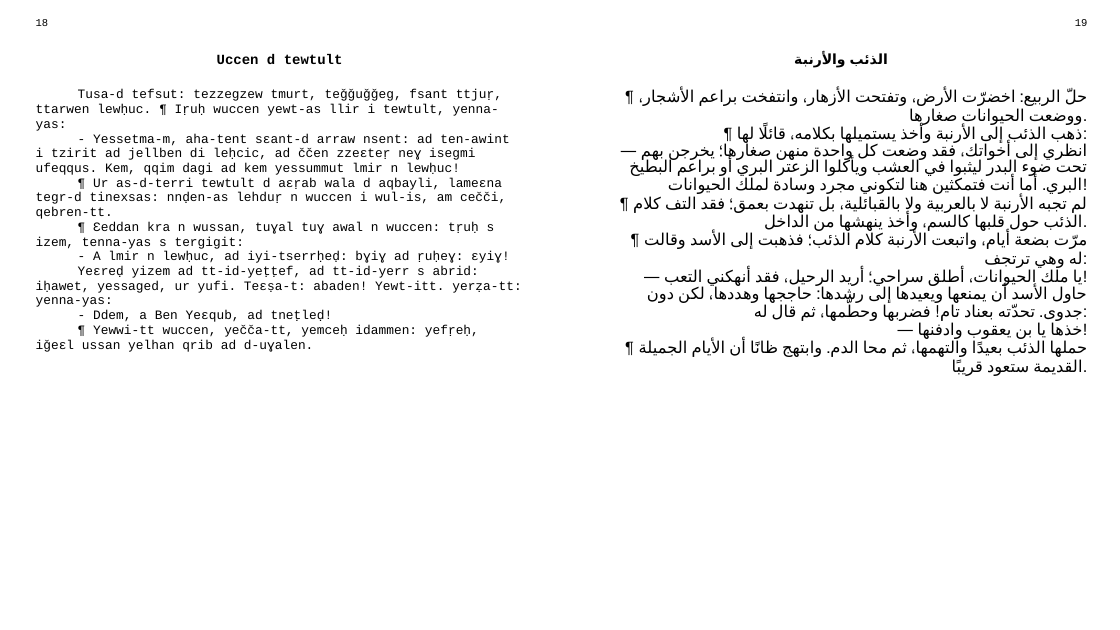
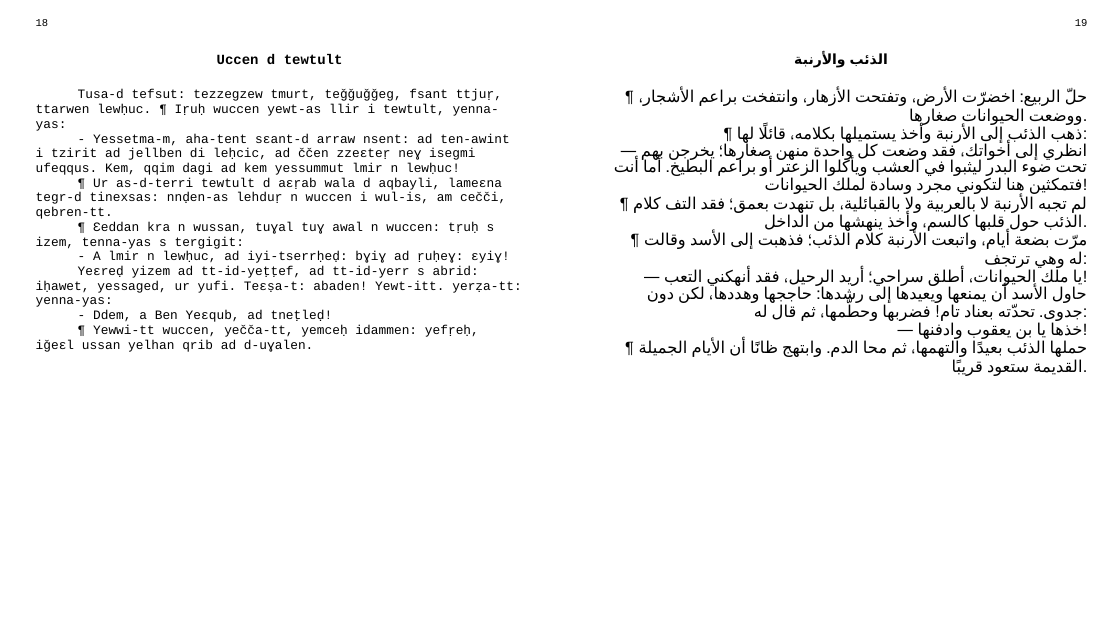
Before and after one commit to sferhah/tamacahut_n_wuccen, a slide deck: slide 5 of Uccen.ConsoleApp/uccen.arb.pptx. Drawn at 1120x630 pixels with LibreOffice and Linux fonts; fonts in the diff are those of the drawing. Boxes give left, top, right and bottom in pixels: in the first picture for what was removed or moved away, otherwise in the second. Text is boxed around its words. In the diff, an @@ line names an element or a change of style, - is before the commit and + after.

```diff
--- a/Uccen.ConsoleApp/uccen.arb.pptx
+++ b/Uccen.ConsoleApp/uccen.arb.pptx
@@ table at [27,13,1096,607] @@
-row 3, column 3: ¶ حلّ الربيع: اخضرّت الأرض، وتفتحت الأزهار، وانتفخت براعم الأشجار، ووضعت الحيوانات صغارها. / ¶ ذهب الذئب إلى الأرنبة وأخذ يستميلها بكلامه، قائلًا لها: / — انظري إلى أخواتك، فقد وضعت كل واحدة منهن صغارها؛ يخرجن بهم تحت ضوء البدر ليثبوا في العشب ويأكلوا الزعتر البري أو براعم البطيخ البري. أما أنت فتمكثين هنا لتكوني مجرد وسادة لملك الحيوانات! / ¶ لم تجبه الأرنبة لا بالعربية ولا بالقبائلية، بل تنهدت بعمق؛ فقد التف كلام الذئب حول قلبها كالسم، وأخذ ينهشها من الداخل. / ¶ مرّت بضعة أيام، واتبعت الأرنبة كلام الذئب؛ فذهبت إلى الأسد وقالت له وهي ترتجف: / — يا ملك الحيوانات، أطلق سراحي؛ أريد الرحيل، فقد أنهكني التعب! / حاول الأسد أن يمنعها ويعيدها إلى رشدها: حاججها وهددها، لكن دون جدوى. تحدّته بعناد تام! فضربها وحطّمها، ثم قال له: / — خذها يا بن يعقوب وادفنها! / ¶ حملها الذئب بعيدًا والتهمها، ثم محا الدم. وابتهج ظانًا أن الأيام الجميلة القديمة ستعود قريبًا.
+row 3, column 3: ¶ حلّ الربيع: اخضرّت الأرض، وتفتحت الأزهار، وانتفخت براعم الأشجار، ووضعت الحيوانات صغارها. / ¶ ذهب الذئب إلى الأرنبة وأخذ يستميلها بكلامه، قائلًا لها: / — انظري إلى أخواتك، فقد وضعت كل واحدة منهن صغارها؛ يخرجن بهم تحت ضوء البدر ليثبوا في العشب ويأكلوا الزعتر أو براعم البطيخ. أما أنت فتمكثين هنا لتكوني مجرد وسادة لملك الحيوانات! / ¶ لم تجبه الأرنبة لا بالعربية ولا بالقبائلية، بل تنهدت بعمق؛ فقد التف كلام الذئب حول قلبها كالسم، وأخذ ينهشها من الداخل. / ¶ مرّت بضعة أيام، واتبعت الأرنبة كلام الذئب؛ فذهبت إلى الأسد وقالت له وهي ترتجف: / — يا ملك الحيوانات، أطلق سراحي؛ أريد الرحيل، فقد أنهكني التعب! / حاول الأسد أن يمنعها ويعيدها إلى رشدها: حاججها وهددها، لكن دون جدوى. تحدّته بعناد تام! فضربها وحطّمها، ثم قال له: / — خذها يا بن يعقوب وادفنها! / ¶ حملها الذئب بعيدًا والتهمها، ثم محا الدم. وابتهج ظانًا أن الأيام الجميلة القديمة ستعود قريبًا.
```
Also in this commit, not shown: 2 other slides changed, 3 other files.
